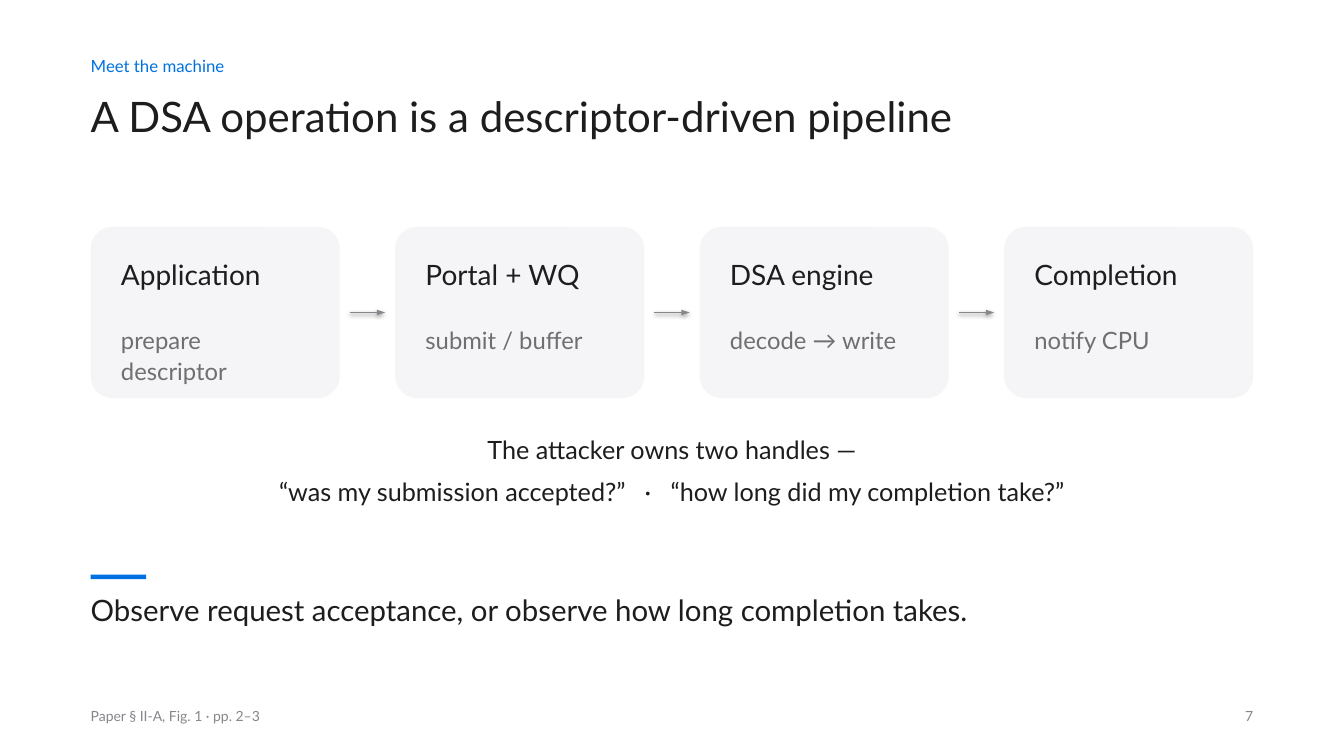
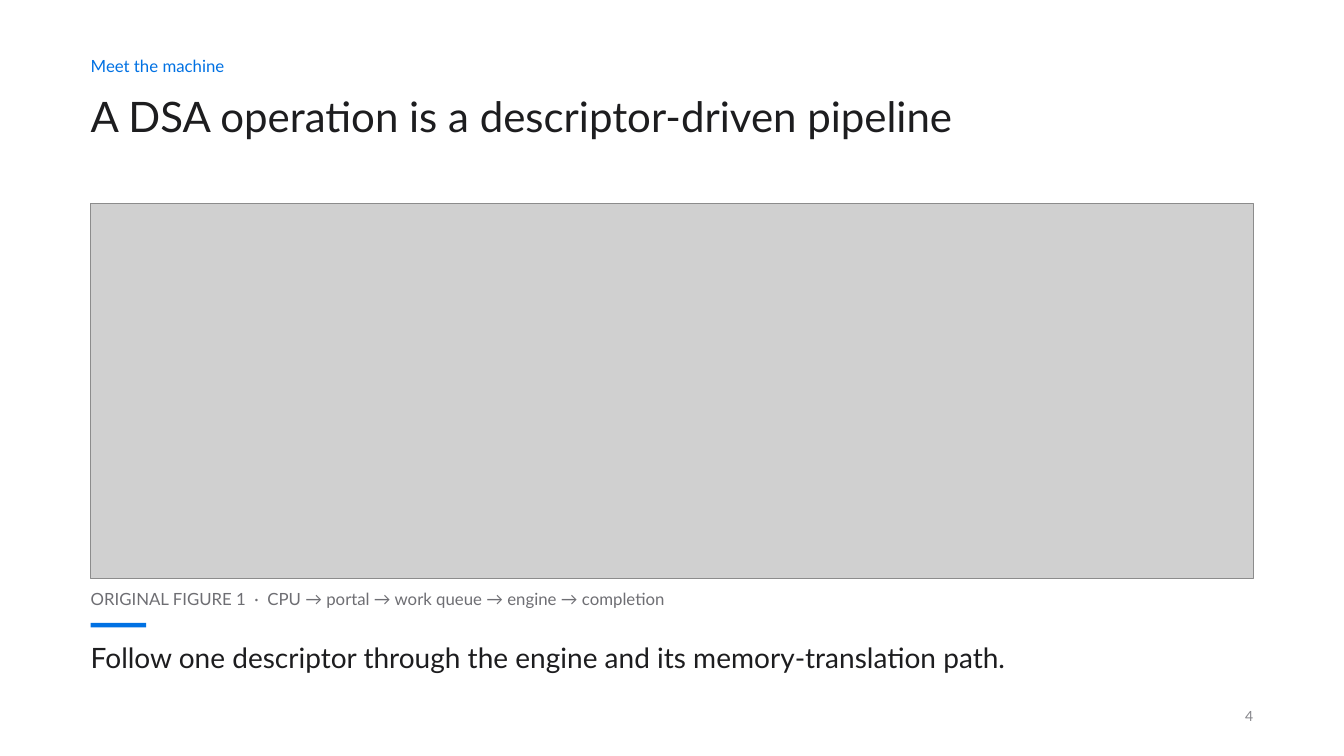
Before and after one commit to siddharthbc/Microarch-presentation, a slide deck: slide 4 of deck_v2/output/DSASSASSIN_v2.pptx (slide 7 before the commit). Drawn at 1344x756 pixels with LibreOffice and Linux fonts; fonts in the diff are those of the drawing; grey boxes stand for pictures. Boxes give left, top, right and bottom in pixels: in the first picture for what was removed or moved away, otherwise in the second. Text is boxed around its words. In the diff, an @@ line names an element or a change of style, - is before the commit and + after.

```diff
--- a/deck_v2/output/DSASSASSIN_v2.pptx
+++ b/deck_v2/output/DSASSASSIN_v2.pptx
@@ picture added at [91, 203, 1253, 578] @@
@@ rounded rectangle removed at [91, 227, 340, 398] @@
@@ rounded rectangle removed at [395, 227, 644, 398] @@
@@ rounded rectangle removed at [700, 227, 949, 398] @@
@@ rounded rectangle removed at [1004, 227, 1253, 398] @@
@@ text removed at [121, 264, 261, 290] @@
-Application
@@ text removed at [425, 264, 579, 289] @@
-Portal + WQ
@@ text removed at [730, 264, 873, 290] @@
-DSA engine
@@ text removed at [1034, 264, 1177, 290] @@
-Completion
@@ arrow removed from (350, 313) to (385, 313) @@
@@ arrow removed from (654, 313) to (690, 313) @@
@@ arrow removed from (959, 313) to (994, 313) @@
@@ text removed at [121, 337, 227, 384] @@
-prepare descriptor
@@ text removed at [425, 331, 582, 349] @@
-submit / buffer
@@ text removed at [730, 331, 896, 349] @@
-decode → write
@@ text removed at [1034, 331, 1150, 353] @@
-notify CPU
@@ text removed at [279, 440, 1065, 506] @@
-The attacker owns two handles —
-“was my submission accepted?” · “how long did my completion take?”
@@ text removed at [91, 599, 967, 626] @@
-Observe request acceptance, or observe how long completion takes.
@@ text added at [91, 592, 665, 608], 12 pt, text #6E6E73 @@
+ORIGINAL FIGURE 1 · CPU → portal → work queue → engine → completion
@@ rectangle: place and size @@
-rectangle at [91, 575, 146, 579]
+rectangle at [91, 623, 146, 627]
@@ text added at [91, 647, 1005, 673], 20 pt, text #1D1D1F @@
+Follow one descriptor through the engine and its memory-translation path.
@@ text removed at [91, 711, 260, 724] @@
-Paper § II-A, Fig. 1 · pp. 2–3
@@ text at [1245, 711, 1253, 721]: text changed @@
-7
+4
```
Also in this commit, not shown: 37 other slides changed, 5 slides added, 22 slides removed, 54 other files.
